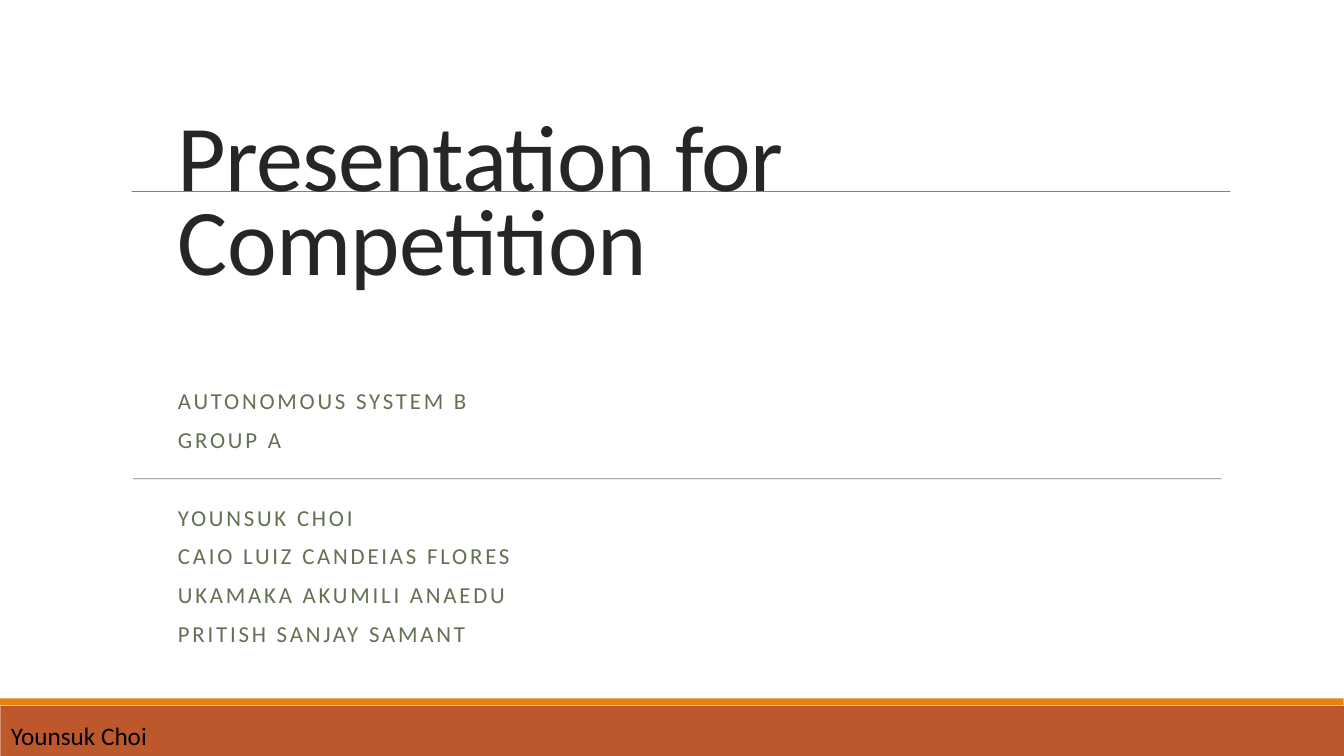
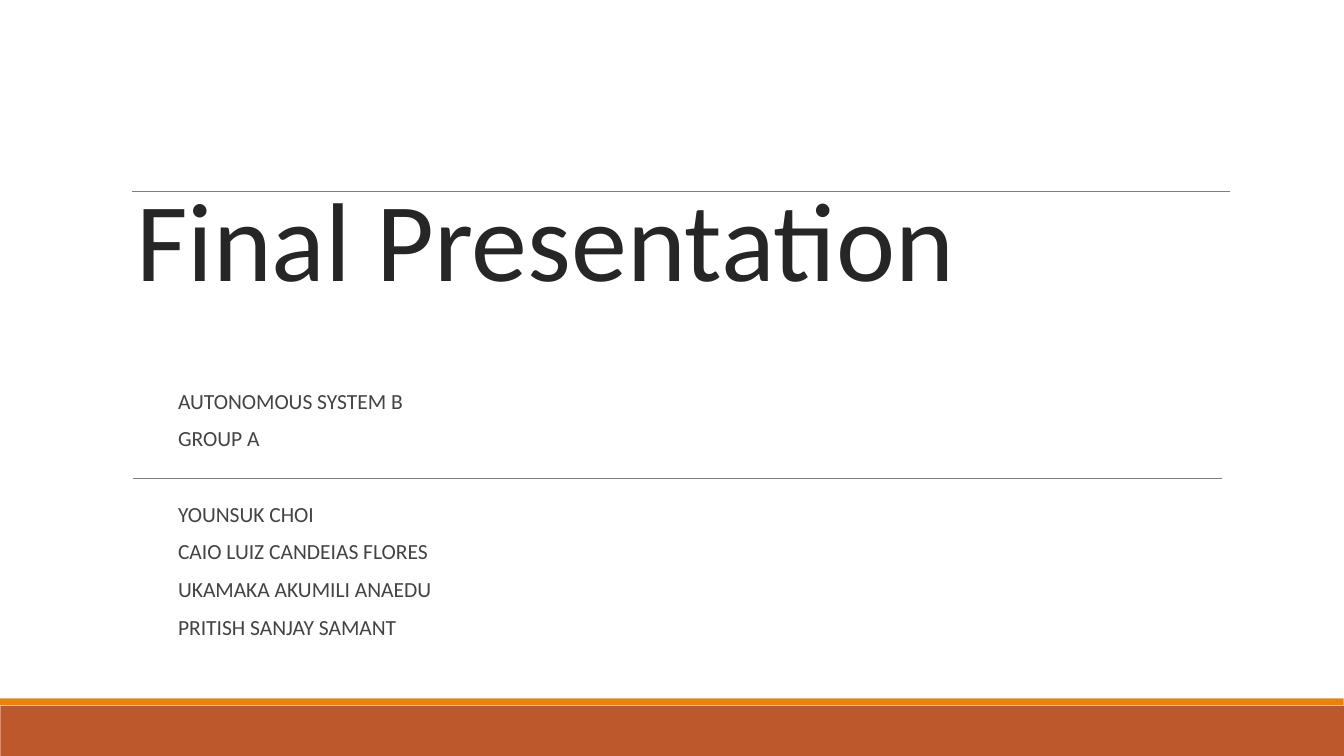
Before and after one commit to yoonsukwkd96/Autonomous_Systems_B_Lab_Group_A, a slide deck: slide 1 of final_presentation_groupA.pptx. Drawn at 1344x756 pixels with LibreOffice and Linux fonts; fonts in the diff are those of the drawing. Boxes give left, top, right and bottom in pixels: in the first picture for what was removed or moved away, otherwise in the second. Text is boxed around its words. In the diff, an @@ line names an element or a change of style, - is before the commit and + after.

Commit message:
final_presentation_groupA

```diff
--- a/final_presentation_groupA.pptx
+++ b/final_presentation_groupA.pptx
@@ line (132, 192) - (1231, 192): stroke #808080 0.5 pt to #7F7F7F 0.75 pt @@
@@ text at <box>136,191,954,282</box>: text changed; size 67.2 to 80 pt @@
-Presentation for Competition
+Final Presentation
@@ text "AUTONOMOUS SYSTEM B" at <box>178,395,431,635</box>: size 16.3 to 15.4 pt, text colour #637052 to #434343, letter spacing 2 to 0 pt; less space between paragraphs @@
@@ line (133, 479) - (1222, 479): stroke #808080 0.5 pt to #7F7F7F 0.75 pt @@
@@ text removed at <box>11,727,147,745</box> @@
-Younsuk Choi
```
Also in this commit, not shown: 12 other slides changed, 7 slides added, 11 slides removed, 2 other files.
